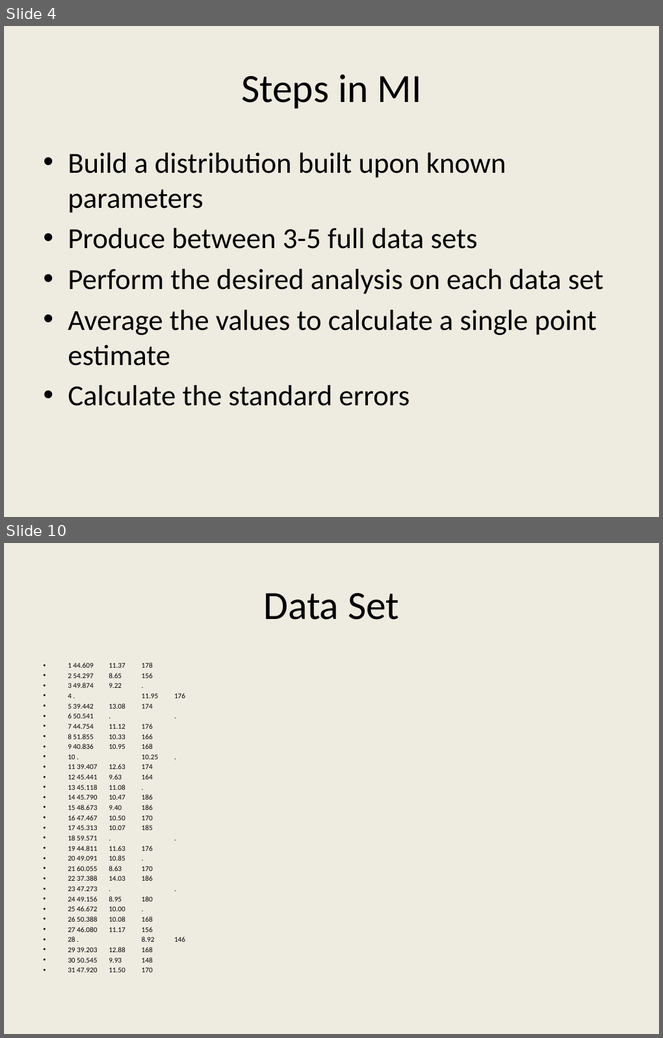
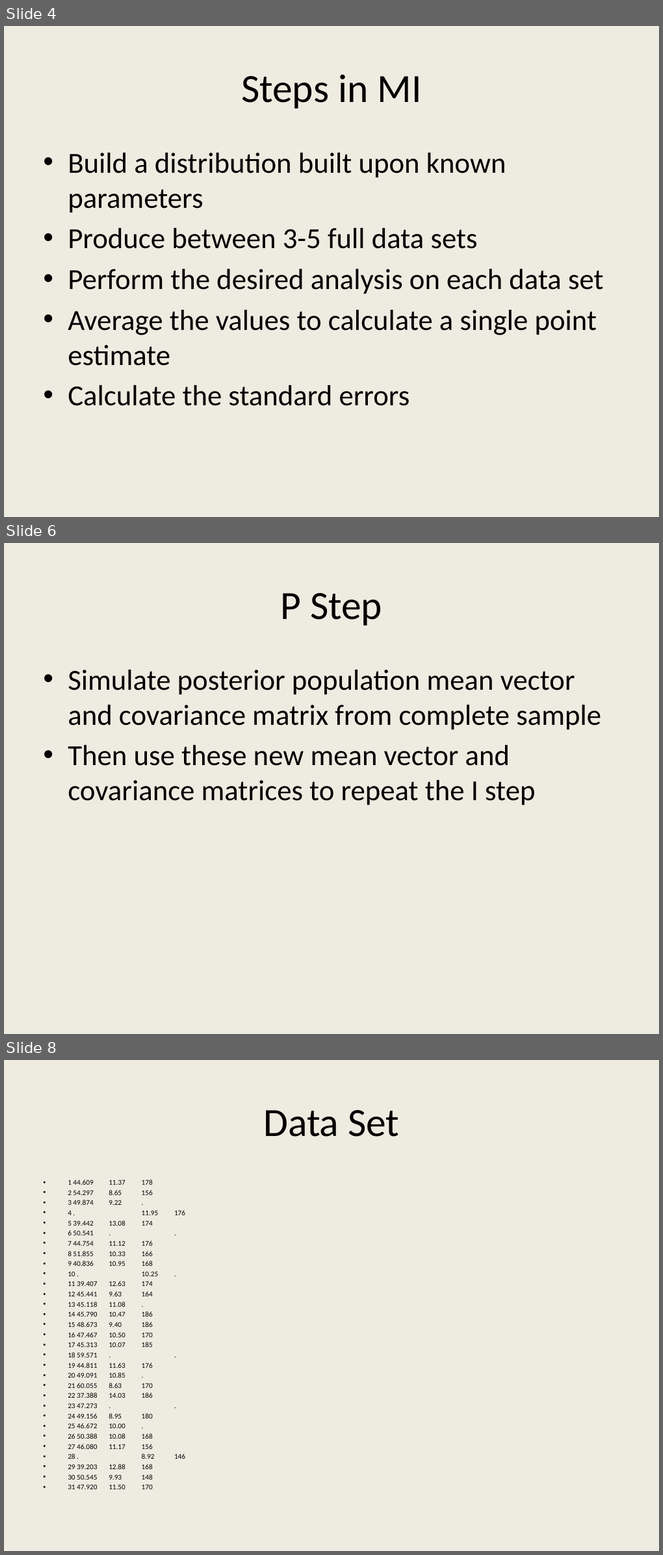
Before and after one commit to OuhscBbmc/StatisticalComputing, a slide deck: 2014_Presentations/03_March/PleitzProcMI-2014-03.pptx. Shown one above the other, each under a label of ours: slides 4 and 10 before the commit, slides 4, 6 and 8 after it; the slides between them are not shown. The pictures are 663x1038 and 663x1555 pixels, drawn with LibreOffice and Linux fonts; fonts in the diff are those of the drawing. Boxes give left, top, right and bottom in pixels: in the first picture for what was removed or moved away, otherwise in the second. Text is boxed around its words. In the diff, an @@ line names an element or a change of style, - is before the commit and + after.

```diff
--- a/2014_Presentations/03_March/PleitzProcMI-2014-03.pptx
+++ b/2014_Presentations/03_March/PleitzProcMI-2014-03.pptx
@@ slide 6 added at [4,543,659,1034], background #EEECE1 @@
@@ title added at [280,593,382,626], 44 pt, text #000000 @@
+P Step
@@ text added at [68,670,601,806], 32 pt, text #000000 @@
+• Simulate posterior population mean vector and covariance matrix from complete sample
+• Then use these new mean vector and covariance matrices to repeat the I step
@@ what was slide 10 is now slide 8 @@
```
Also in this commit, not shown: 4 slides changed, 1 other slide added, 4 other files.
